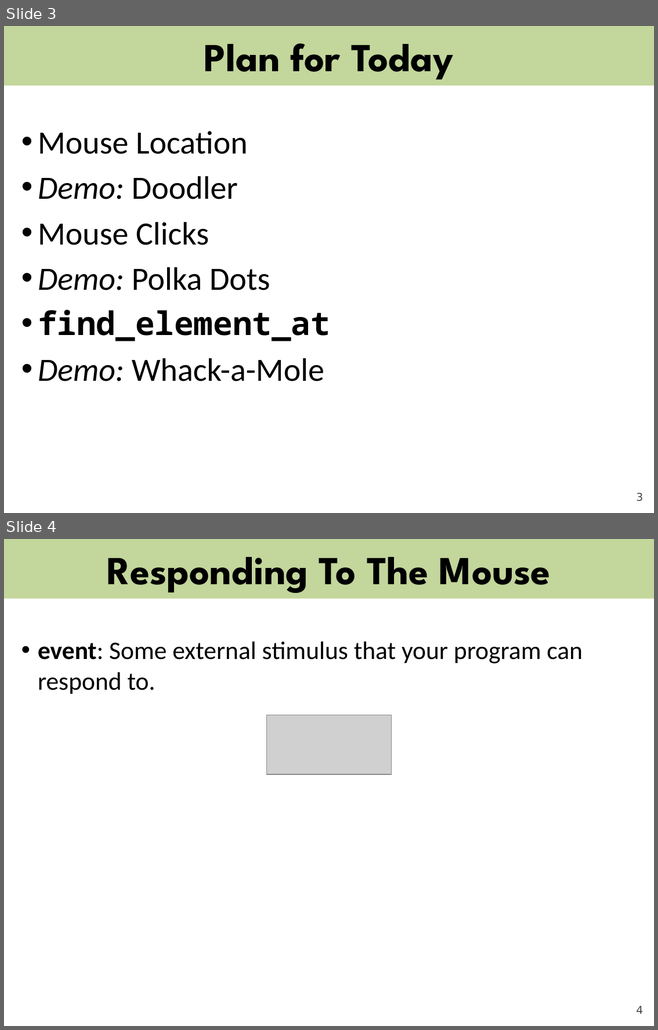
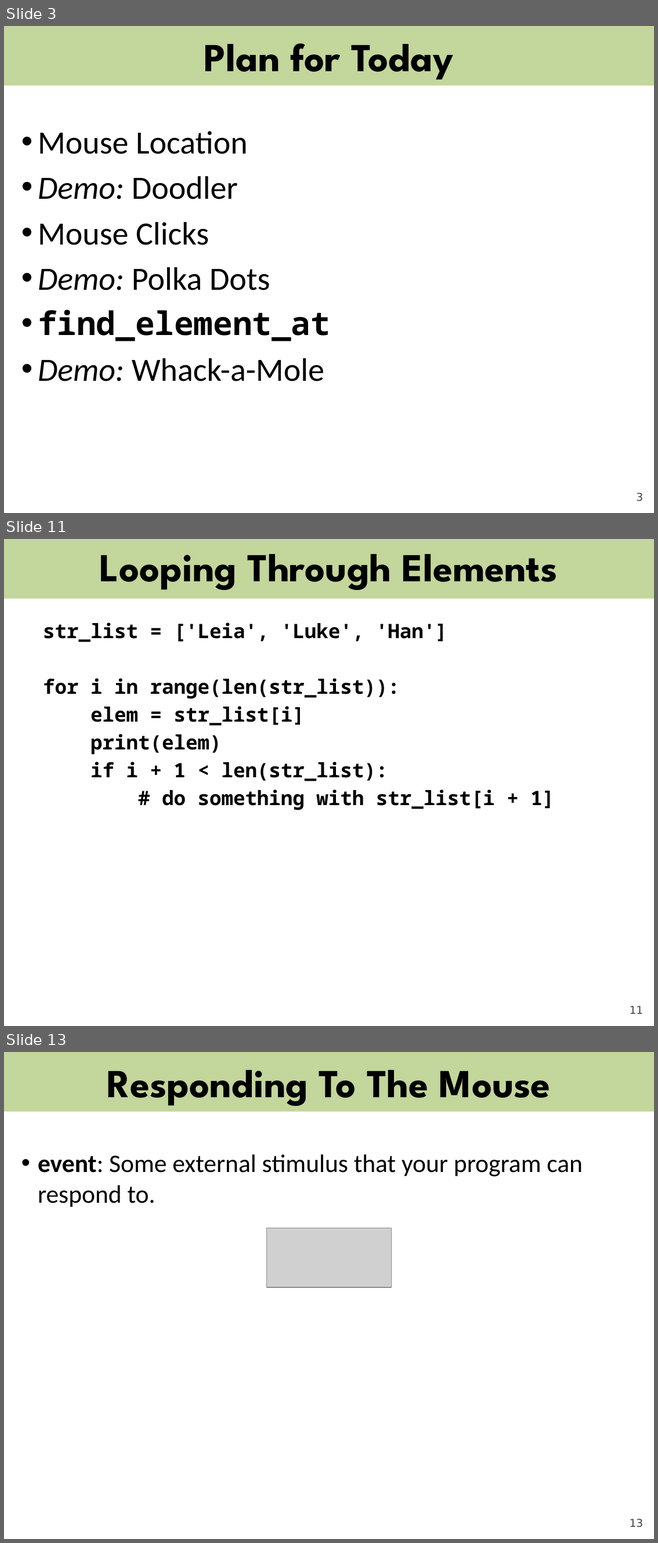
Before and after one commit to csbridge/csbridge2020, a slide deck: docs/slides/12-Mouse.pptx. Shown one above the other, each under a label of ours: slides 3 and 4 before the commit, slides 3, 11 and 13 after it; the slides between them are not shown. The pictures are 658x1030 and 658x1543 pixels, drawn with LibreOffice and Linux fonts; fonts in the diff are those of the drawing; grey boxes stand for pictures. Boxes give left, top, right and bottom in pixels: in the first picture for what was removed or moved away, otherwise in the second. Text is boxed around its words. In the diff, an @@ line names an element or a change of style, - is before the commit and + after.

```diff
--- a/docs/slides/12-Mouse.pptx
+++ b/docs/slides/12-Mouse.pptx
@@ slide 11 added at [4,539,654,1026], background #FFFFFF; not listed: 2 template elements that a slide beside it also shows @@
@@ text added at [100,554,558,590], 44 pt, text #000000, bold @@
+Looping Through Elements
@@ text added at [43,623,554,810], 22 pt, text #000000, bold @@
+str_list = ['Leia', 'Luke', 'Han']
+for i in range(len(str_list)):
+elem = str_list[i]
+print(elem)
+if i + 1 < len(str_list):
+# do something with str_list[i + 1]
@@ what was slide 4 is now slide 13 @@
@@ page number at [629,1519,643,1528]: text changed @@
-4
+13
```
Also in this commit, not shown: 8 other slides added, 2 other files.
